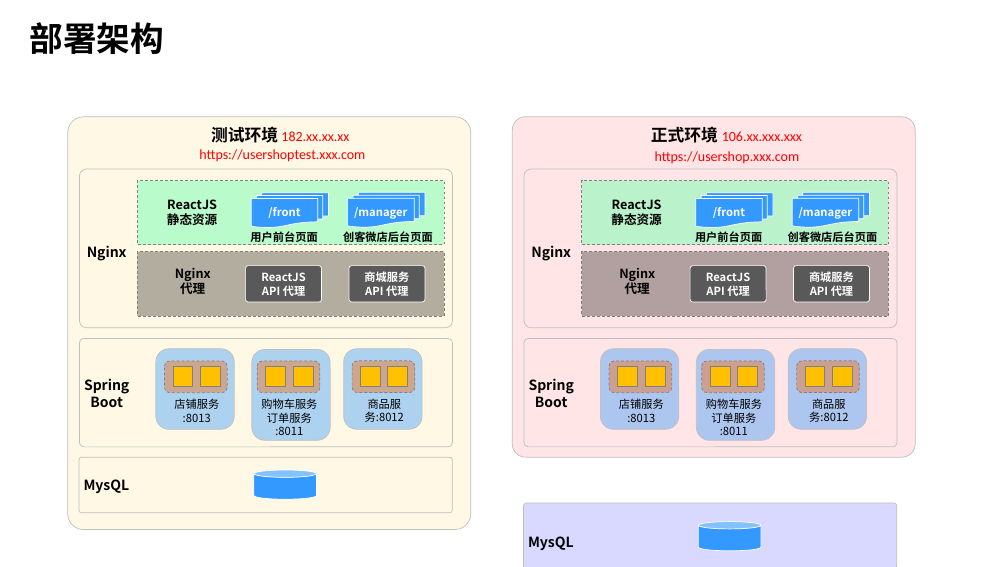
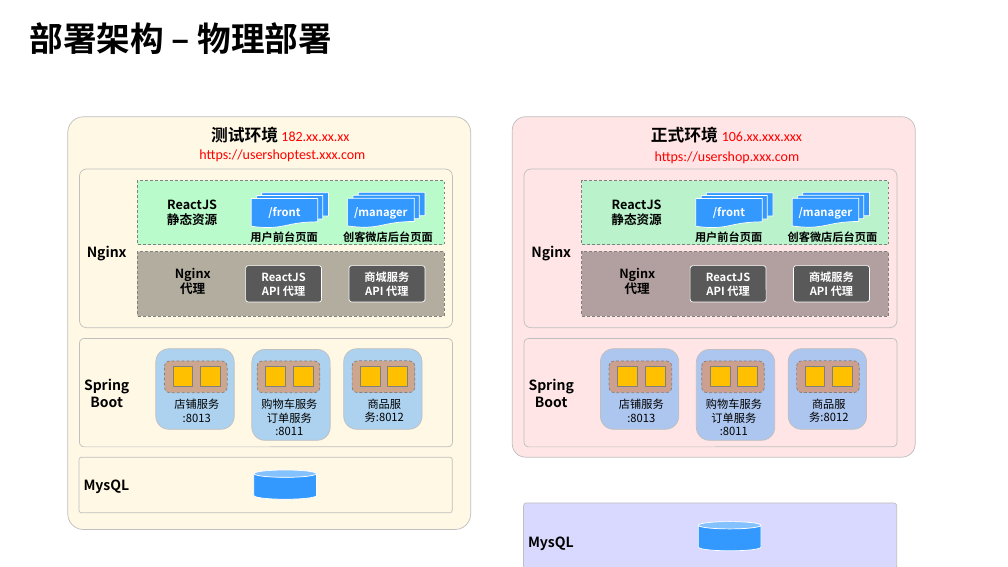
Before and after one commit to dongann/shop-desgin, a slide deck: slide 3 of design-resource.pptx (slide 5 before the commit). Drawn at 1008x567 pixels with LibreOffice and Linux fonts; fonts in the diff are those of the drawing; background and template pictures are left out. Boxes give left, top, right and bottom in pixels: in the first picture for what was removed or moved away, otherwise in the second. Text is boxed around its words. In the diff, an @@ line names an element or a change of style, - is before the commit and + after.

```diff
--- a/design-resource.pptx
+++ b/design-resource.pptx
@@ text at <box>30,22,332,54</box>: text changed @@
-部署架构
+部署架构 – 物理部署
```
Also in this commit, not shown: 1 other slide changed, 1 other file.
